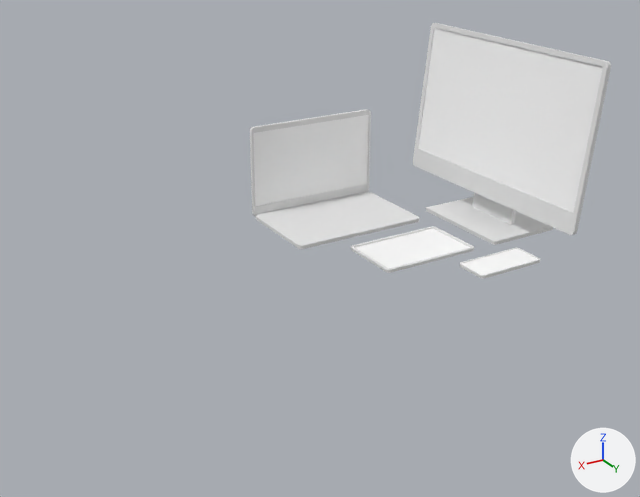
An edit to the glTF model obj/comp2.glb, drawn before and after from the same camera.
Rendered twice from a camera (50 mm lens) standing at (28.4, 30.4, 16.1) and looking at (8.7, -2.6, -0.4). Lighting does not change. The marker at lower right points along +X, +Y and +Z. Where no turn or scale is listed for an object, it has been applied to the vertices. Vertices at the same position are counted once.

The first picture shows 'LaptopGroup', 'PhoneGroup', 'ScreenGroup', 'TabletGroup'.
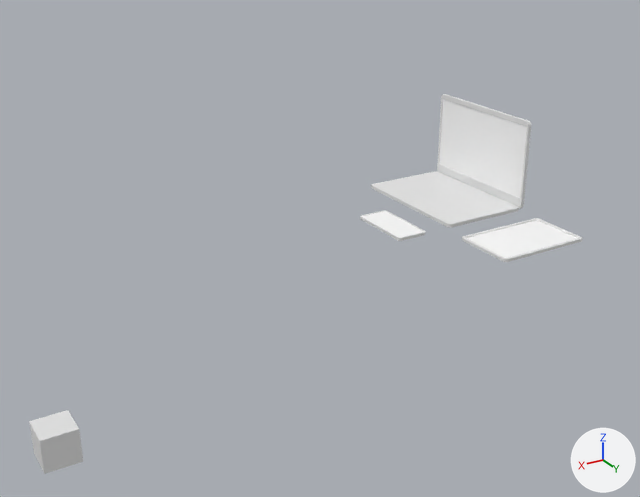
Location of each change, [x1, y1, x2, y2] in pixels of the pictures (640 x 497 px):
'ScreenGroup', reshaped, moved, turned, rescaled
    before: [413, 23, 611, 245]
    after: [29, 410, 83, 474]
'LaptopGroup', moved, turned
    before: [250, 109, 420, 249]
    after: [371, 94, 531, 227]
'TabletGroup', moved
    before: [351, 226, 474, 273]
    after: [462, 218, 582, 262]
'PhoneGroup', moved, turned
    before: [460, 248, 540, 279]
    after: [360, 210, 425, 241]
part 1 of me_screen, deleted
    before: [413, 23, 611, 235]
part 2 of me_screen, deleted
    before: [426, 197, 553, 245]
part 3 of me_screen, deleted
    before: [472, 193, 516, 225]

Patch to the scene script:
```diff
--- a/obj/comp2.glb.py
+++ b/obj/comp2.glb.py
@@ me_screen @@
 me_screen.from_pydata(...)  # 74 vertices, 132 faces; spans x -3.2..3.2, y -4.4..6.9, z -9.2..8.5
 # used by ob_screengroup; location = (-0.04, -0.55, 3.33); rotation_euler = (1.472, 0.0, 1.568), in degrees (84, 0, 90); scale = (1.86, 0.79, 0.209)
-me_screen.materials.append(mat_devicecolor)  # white #e7e7e7
-me_screen.materials.append(mat_screenmat)  # white #ffffff
+# me_screen part 1: the loose piece of 50 vertices spanning x -3.2..3.2, y -2.6..6.9, z 0.3..1.9 is deleted
+# me_screen part 2: the loose piece of 8 vertices spanning x -1.4..1.4, y -4.4..-3.8, z -9.2..8.5 is deleted
+# me_screen part 3: the loose piece of 8 vertices spanning x -0.8..0.8, y -4.1..0.5, z -2.3..-0.6 is deleted
@@ ob_screengroup @@
 ob_screengroup = bpy.data.objects.new('ScreenGroup', me_screen)
-ob_screengroup.location = (-0.04, -0.55, 3.33)
-ob_screengroup.rotation_euler = (1.472, 0.0, 1.568)  # degrees (84, 0, 90)
-ob_screengroup.scale = (1.86, 0.79, 0.209)
+ob_screengroup.location = (20.43, -9.33, -11.09)
@@ ob_tabletgroup @@
 ob_tabletgroup = bpy.data.objects.new('TabletGroup', me_tablet)
-ob_tabletgroup.location = (5.77, 0.75, 0.23)
+ob_tabletgroup.location = (0.65, 2.39, 0.17)
@@ ob_laptopgroup @@
 ob_laptopgroup = bpy.data.objects.new('LaptopGroup', me_laptop)
-ob_laptopgroup.location = (6.59, -6.76, 2.35)
-ob_laptopgroup.rotation_euler = (0.0, 0.0, 1.571)  # degrees (0, 0, 90)
+ob_laptopgroup.location = (-2.18, -4.1, 2.35)
@@ ob_phonegroup @@
 ob_phonegroup = bpy.data.objects.new('PhoneGroup', me_phone)
-ob_phonegroup.location = (3.31, 3.88, 0.12)
-ob_phonegroup.rotation_euler = (0.0, -1.571, 0.0)  # degrees (0, -90, 0)
+ob_phonegroup.location = (4.86, -2.12, 0.16)
+ob_phonegroup.rotation_euler = (1.571, -1.571, 0.0)  # degrees (90, -90, 0)
 ob_phonegroup.scale = (0.796, 0.796, 0.796)
```
